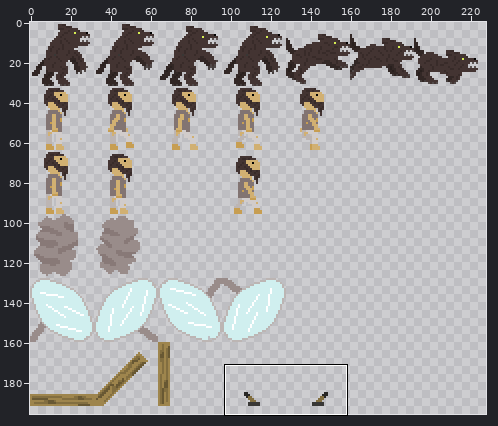
One commit to this sprite sheet: android/assets/spritesheet.png. The first picture is a wide view before the edit; the outline marks the close-up.
Close-up. Earlier state:
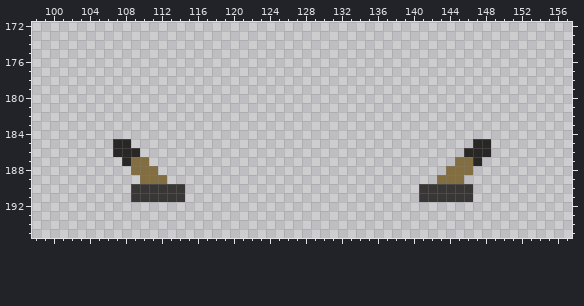
The file is 256x256 pixels. Colours within 5 levels of each other are drawn and written as one. Shown: x 98..157, y 172..195. The wide view leaves out empty margins. The commit also changed other parts of the picture, which this record leaves out.
The same view after the edit:
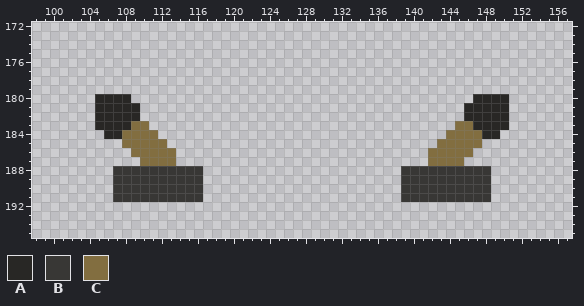
Palette (. is transparent): A #282725  B #383735  C #826e40
From old to new:
{"y":180,"x":105,"old":"....","new":"AAAA"}
{"y":180,"x":147,"old":"....","new":"AAAA"}
{"y":181,"x":105,"old":".....","new":"AAAAA"}
{"y":181,"x":146,"old":".....","new":"AAAAA"}
{"y":182,"x":105,"old":".....","new":"AAAAA"}
{"y":182,"x":146,"old":".....","new":"AAAAA"}
{"y":183,"x":105,"old":"......","new":"AAAACC"}
{"y":183,"x":145,"old":"......","new":"CCAAAA"}
{"y":184,"x":106,"old":"......","new":"AACCCC"}
{"y":184,"x":144,"old":"......","new":"CCCCAA"}
{"y":185,"x":107,"old":"AA....","new":".CCCCC"}
{"y":185,"x":143,"old":"....AA","new":"CCCCC."}
{"y":186,"x":107,"old":"AAA....","new":"..CCCCC"}
{"y":186,"x":142,"old":"....AAA","new":"CCCCC.."}
{"y":187,"x":108,"old":"AC","new":".."}
{"y":187,"x":111,"old":"...","new":"CCC"}
{"y":187,"x":142,"old":"...","new":"CCC"}
{"y":187,"x":146,"old":"CA","new":".."}
{"y":188,"x":107,"old":"..CCC.....","new":"BBBBBBBBBB"}
{"y":188,"x":139,"old":".....CCC..","new":"BBBBBBBBBB"}
{"y":189,"x":107,"old":"...CCC....","new":"BBBBBBBBBB"}
{"y":189,"x":139,"old":"....CCC...","new":"BBBBBBBBBB"}
{"y":190,"x":107,"old":"..","new":"BB"}
{"y":190,"x":115,"old":"..","new":"BB"}
{"y":190,"x":139,"old":"..","new":"BB"}
{"y":190,"x":147,"old":"..","new":"BB"}
{"y":191,"x":107,"old":"..","new":"BB"}
{"y":191,"x":115,"old":"..","new":"BB"}
{"y":191,"x":139,"old":"..","new":"BB"}
{"y":191,"x":147,"old":"..","new":"BB"}
{"label":"changed","picture_box":[95,94,203,202]}
{"label":"changed","picture_box":[401,94,509,202]}
